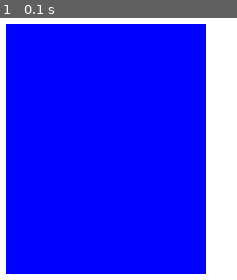
Above: before the commit, frame 1.
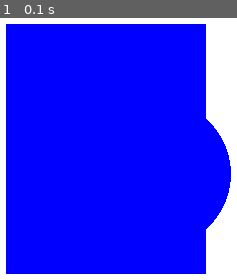
Above: after the commit, the same moment.

Repository: ProgrammerFS/Pygame1
Game: pygame game, started from 1.py
Same seed, same stepped clock (60 frames per second), same inputs: the game is played once before the commit and once after it.
Inputs:
- Up to frame 1 (0.1 s): no input

The runs differ from the first frame. In frame 1, 3.1% of the frame differs, in the area x 86-98%, y 38-81%.

Commit message:
Update 1.py

Diff:
--- a/1.py
+++ b/1.py
@@ -10,7 +10,7 @@
             running = False
 
     win.fill((255,255,255))
-    # pygame.draw.circle(win, (0, 0, 255), (250, 250), 75)
+    pygame.draw.circle(win, (0, 0, 255), (250, 250), 75)
     pygame.draw.rect(win, (0,0,255), (100, 100,200,250))
     pygame.display.flip()
 pygame.quit()
